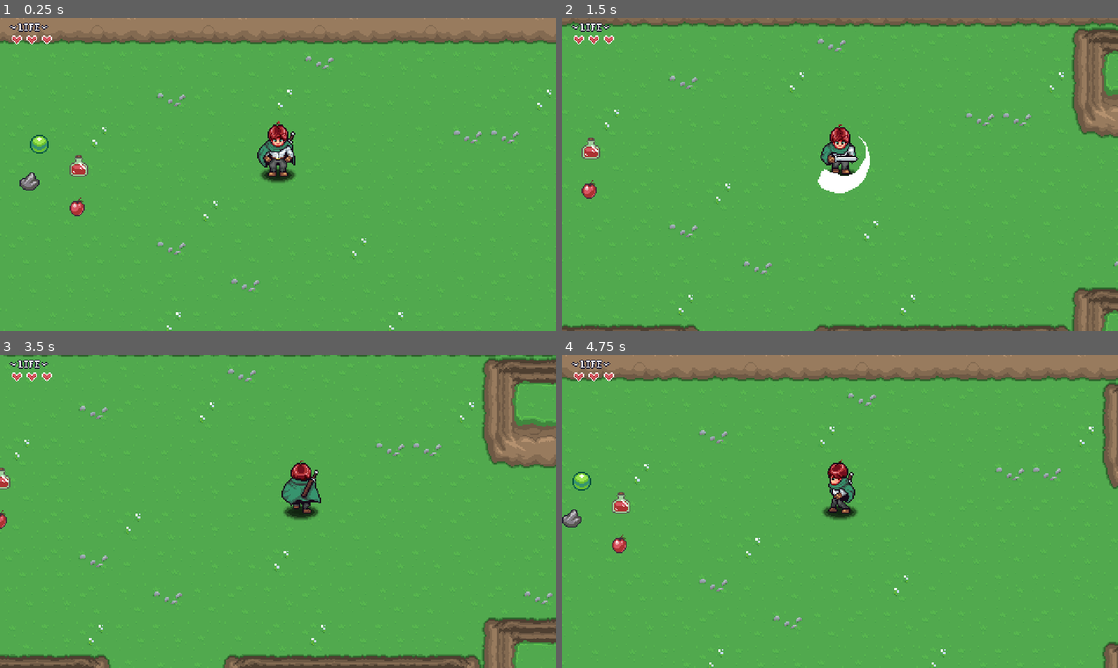
Above: before the commit, frames 1-4 (two rows, left to right).
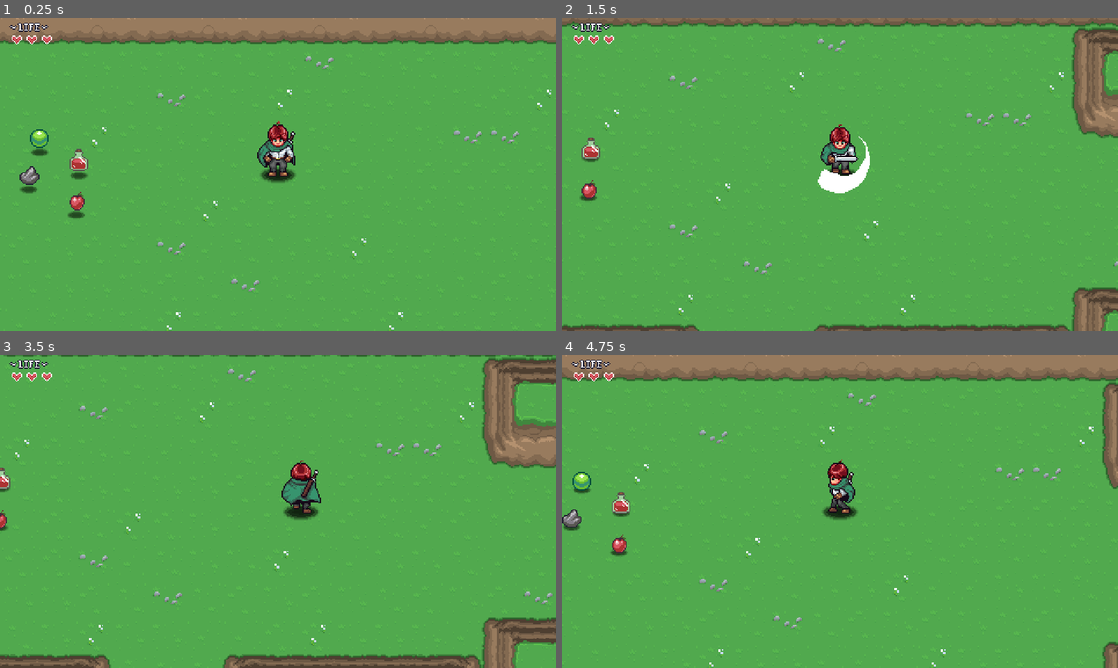
Above: after the commit, the same moments.

Repository: eapzzz/AARPG
Game: Godot game, scene res://levels/area_01/01.tscn
The game is run twice, just before and just after one commit, with the same random seed, the same clock (stepped at 60 frames per second) and the same inputs. Sound files missing from this copy of the repository are replaced by a short silence.
Inputs (mouse positions are in pixels of both pictures, inside the frame that each line leads up to):
- Up to frame 1 (0.25 s): no input
- Up to frame 2 (1.5 s): move the mouse to (962, 158) at 0.52 s; press the mouse at (962, 158) at 0.53 s; hold D (right) 0.53-1.28 s; move the mouse to (728, 190) at 1.27 s; release the mouse at (728, 190) at 1.28 s; hold S (down) from 1.28 s (still down); click (728, 190) at 1.35 s
- Up to frame 3 (3.5 s): move the mouse to (333, 442) at 2.02 s; release S (down) at 2.03 s; press the mouse at (333, 442) at 2.03 s; hold D (right) 2.03-2.78 s; move the mouse to (250, 574) at 2.77 s; release the mouse at (250, 574) at 2.78 s; hold W (up) from 2.78 s (still down); click (250, 574) at 2.85 s
- Up to frame 4 (4.75 s): move the mouse to (1006, 558) at 3.52 s; release W (up) at 3.53 s; press the mouse at (1006, 558) at 3.53 s; hold A (left) from 3.53 s (still down); move the mouse to (673, 464) at 4.27 s; release the mouse at (673, 464) at 4.28 s; click (673, 464) at 4.35 s

The runs differ from the first frame. In frame 1, 0.9% of the frame differs, in the area x 3-16%, y 35-64%; in frame 2, less than 0.1%; in frame 3, less than 0.1%; in frame 4, 0.1%.

Commit message:
E19 - Enemy Item Drops

Diff:
--- /dev/null
+++ b/enemies/scripts/drop_data.gd
@@ -0,0 +1,14 @@
+class_name DropData
+extends Resource
+
+@export var item: ItemData
+@export_range(0, 100, 1, "suffix:%") var probability := 100.0
+@export_range(1, 10, 1, "suffix:items") var min_amount := 1
+@export_range(1, 10, 1, "suffix:items") var max_amount := 1
+
+
+func get_drop_count() -> int:
+	if randf_range(0, 100) >= probability:
+		return 0
+
+	return randi_range(min_amount, max_amount)
--- a/enemies/scripts/states/enemy_state_destroy.gd
+++ b/enemies/scripts/states/enemy_state_destroy.gd
@@ -1,11 +1,15 @@
 class_name EnemyStateDestroy
 extends EnemyState
+
+const PICKUP = preload("uid://dl5vcyjj1xbno")
 
 @export var anim_name: String = "destroy"
 @export var knockback_speed: float = 200.0
 @export var decelerate_speed: float = 10.0
 
 @export_category("AI")
+@export_category("Item Drops")
+@export var drops: Array[DropData]
 
 var _damage_position: Vector2
 var _direction: Vector2
@@ -28,6 +32,9 @@
 
 	enemy.update_animation(anim_name)
 	enemy.animation_player.animation_finished.connect(_on_animation_finished)
+
+	disable_hurt_box()
+	drop_items()
 	pass
 
 
@@ -56,3 +63,30 @@
 func _on_animation_finished(_a: String) -> void:
 	enemy.queue_free()
 	pass
+
+
+func disable_hurt_box() -> void:
+	var hurt_box: HurtBox = enemy.get_node_or_null("HurtBox")
+	if hurt_box:
+		hurt_box.monitoring = false
+	pass
+
+
+func drop_items() -> void:
+	if drops.size() == 0:
+		return
+
+	for i in drops.size():
+		if drops[i] == null or drops[i].item == null:
+			continue
+
+		var drop_count := drops[i].get_drop_count()
+
+		for j in drop_count:
+			var drop: ItemPickup = PICKUP.instantiate()as ItemPickup
+			drop.item_data = drops[i].item
+			enemy.get_parent().call_deferred("add_child", drop)
+			drop.global_position = enemy.global_position
+			drop.velocity = enemy.velocity.rotated(randf_range(-1.5, 1.5)) * randf_range(0.9, 1.5)
+
+	pass
--- a/enemies/slime/slime.tscn
+++ b/enemies/slime/slime.tscn
@@ -13,6 +13,9 @@
 [ext_resource type="Script" uid="uid://bl57i168ovhff" path="res://enemies/scripts/states/enemy_state_stun.gd" id="11_im24l"]
 [ext_resource type="Script" uid="uid://cdoibsjb00yw6" path="res://enemies/scripts/states/enemy_state_destroy.gd" id="12_0oddt"]
 [ext_resource type="Texture2D" uid="uid://8rpmw0yjcvac" path="res://enemies/slime/DestroySmoke.png" id="12_yu3x6"]
+[ext_resource type="Script" uid="uid://b5hmgcv8b3rue" path="res://enemies/scripts/drop_data.gd" id="13_mwtj1"]
+[ext_resource type="Resource" uid="uid://8qgcg0rmriho" path="res://items/gem.tres" id="14_im24l"]
+[ext_resource type="Resource" uid="uid://dsjot8ebsf5se" path="res://items/apple.tres" id="15_im24l"]
 
 [sub_resource type="CircleShape2D" id="CircleShape2D_okhmd"]
 radius = 12.369317
@@ -659,6 +662,18 @@
 &"walk_up": SubResource("Animation_n8fnr")
 }
 
+[sub_resource type="Resource" id="Resource_yu3x6"]
+script = ExtResource("13_mwtj1")
+item = ExtResource("14_im24l")
+max_amount = 4
+metadata/_custom_type_script = "uid://b5hmgcv8b3rue"
+
+[sub_resource type="Resource" id="Resource_okhmd"]
+script = ExtResource("13_mwtj1")
+item = ExtResource("15_im24l")
+probability = 33.0
+metadata/_custom_type_script = "uid://b5hmgcv8b3rue"
+
 [sub_resource type="Animation" id="Animation_16mib"]
 length = 0.001
 tracks/0/type = "value"
@@ -777,6 +792,7 @@
 
 [node name="Destroy" type="Node" parent="EnemyStateMachine" unique_id=1404353649]
 script = ExtResource("12_0oddt")
+drops = Array[ExtResource("13_mwtj1")]([SubResource("Resource_yu3x6"), SubResource("Resource_okhmd")])
 
 [node name="AudioStreamPlayer2D" type="AudioStreamPlayer2D" parent="." unique_id=504268883]
 max_polyphony = 4
--- a/items/item_pickup/item_pickup.gd
+++ b/items/item_pickup/item_pickup.gd
@@ -1,6 +1,6 @@
 @tool
 class_name ItemPickup
-extends Node2D
+extends CharacterBody2D
 
 @export var item_data: ItemData: set = _set_item_data
 
@@ -16,6 +16,14 @@
 		return
 
 	area_2d.body_entered.connect(_on_body_entered)
+	pass
+
+
+func _physics_process(delta: float) -> void:
+	var collision_info = move_and_collide(velocity * delta)
+	if collision_info:
+		velocity = velocity.bounce(collision_info.get_normal())
+	velocity -= velocity * delta * 4
 	pass
 
 
--- a/items/item_pickup/item_pickup.tscn
+++ b/items/item_pickup/item_pickup.tscn
@@ -2,18 +2,78 @@
 
 [ext_resource type="Script" uid="uid://3mpvk1nxua70" path="res://items/item_pickup/item_pickup.gd" id="1_0g51u"]
 [ext_resource type="AudioStream" uid="uid://dljlkkbjh55tb" path="res://items/item_pickup/item_pickup.wav" id="2_0rscd"]
+[ext_resource type="Texture2D" uid="uid://b8bduxd7punv5" path="res://player/sprites/Shadow.png" id="2_jl14n"]
+[ext_resource type="Texture2D" uid="uid://eiaue10mugeg" path="res://items/sprites/items.png" id="3_tc5ok"]
 
 [sub_resource type="CircleShape2D" id="CircleShape2D_h2pfg"]
 
-[node name="ItemPickup" type="Node2D" unique_id=575974686]
+[sub_resource type="AtlasTexture" id="AtlasTexture_7rq5k"]
+atlas = ExtResource("3_tc5ok")
+region = Rect2(0, 0, 32, 32)
+
+[sub_resource type="Animation" id="Animation_puw1c"]
+length = 0.001
+tracks/0/type = "value"
+tracks/0/imported = false
+tracks/0/enabled = true
+tracks/0/path = NodePath("Sprite2D:position")
+tracks/0/interp = 1
+tracks/0/loop_wrap = true
+tracks/0/keys = {
+"times": PackedFloat32Array(0),
+"transitions": PackedFloat32Array(1),
+"update": 0,
+"values": [Vector2(0, 0)]
+}
+
+[sub_resource type="Animation" id="Animation_bjvna"]
+resource_name = "default"
+step = 0.05
+tracks/0/type = "value"
+tracks/0/imported = false
+tracks/0/enabled = true
+tracks/0/path = NodePath("Sprite2D:position")
+tracks/0/interp = 1
+tracks/0/loop_wrap = true
+tracks/0/keys = {
+"times": PackedFloat32Array(0, 0.2, 0.4, 0.55, 0.7, 0.8, 0.9),
+"transitions": PackedFloat32Array(-2, -2, -2, -2, -2, -2, -2),
+"update": 0,
+"values": [Vector2(0, 0), Vector2(0, -6), Vector2(0, 0), Vector2(0, -3), Vector2(0, 0), Vector2(0, -1), Vector2(0, 0)]
+}
+
+[sub_resource type="AnimationLibrary" id="AnimationLibrary_o0c3x"]
+_data = {
+&"RESET": SubResource("Animation_puw1c"),
+&"default": SubResource("Animation_bjvna")
+}
+
+[node name="ItemPickup" type="CharacterBody2D" unique_id=466170036]
+collision_layer = 0
+collision_mask = 16
+motion_mode = 1
 script = ExtResource("1_0g51u")
+
+[node name="CollisionShape2D" type="CollisionShape2D" parent="." unique_id=1215902802]
+shape = SubResource("CircleShape2D_h2pfg")
 
 [node name="Area2D" type="Area2D" parent="." unique_id=124589149]
 
 [node name="CollisionShape2D" type="CollisionShape2D" parent="Area2D" unique_id=31584493]
 shape = SubResource("CircleShape2D_h2pfg")
 
+[node name="ShadowSprite2D" type="Sprite2D" parent="." unique_id=690074895]
+modulate = Color(0, 0, 0, 0.5882353)
+position = Vector2(0, 7)
+scale = Vector2(0.5, 0.5)
+texture = ExtResource("2_jl14n")
+
 [node name="Sprite2D" type="Sprite2D" parent="." unique_id=133923184]
+texture = SubResource("AtlasTexture_7rq5k")
 
 [node name="AudioStreamPlayer2D" type="AudioStreamPlayer2D" parent="." unique_id=1749846786]
 stream = ExtResource("2_0rscd")
+
+[node name="AnimationPlayer" type="AnimationPlayer" parent="." unique_id=1182893816]
+libraries/ = SubResource("AnimationLibrary_o0c3x")
+autoplay = &"default"
--- a/player/scripts/state_attack.gd
+++ b/player/scripts/state_attack.gd
@@ -25,9 +25,10 @@
 	audio.play()
 
 	attacking = true
+
 	await get_tree().create_timer(0.075).timeout
-	hurt_box.monitoring = true
-
+	if attacking:
+		hurt_box.monitoring = true
 	pass
 
 ## What happens when the player exits this State.
@@ -35,8 +36,8 @@
 	animation_player.animation_finished.disconnect(_end_attack)
 	attacking = false
 	hurt_box.monitoring = false
+	pass
 
-	pass
 
 ## What happens during the _process update in this State.
 func process(_delta: float) -> State:
Not shown, added: enemies/scripts/drop_data.gd.uid
